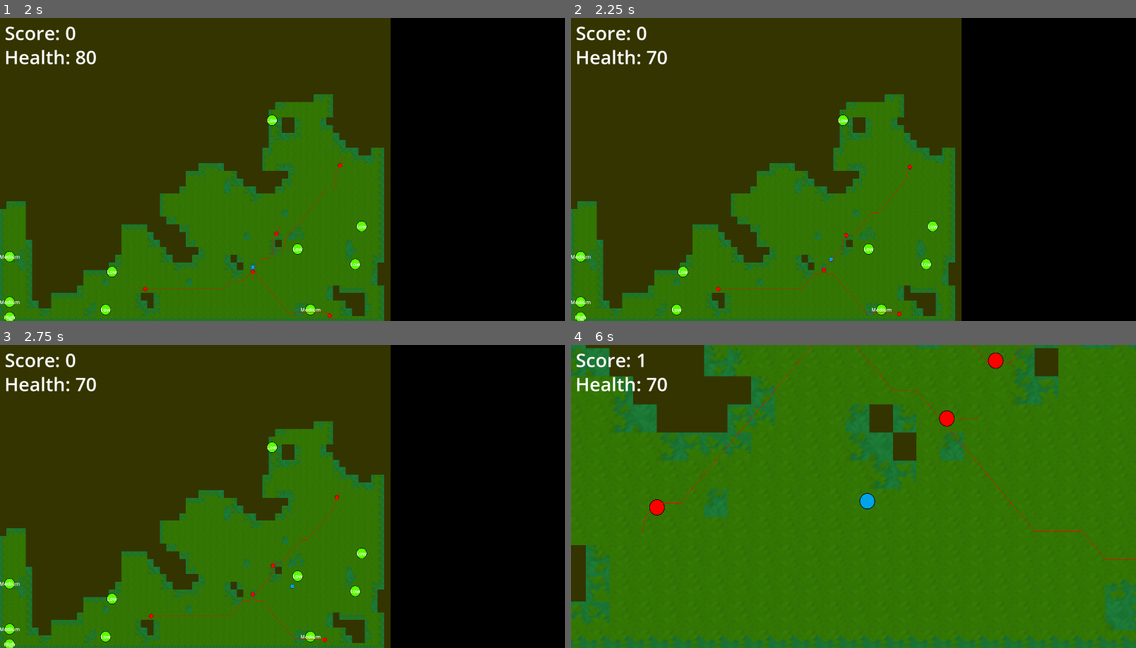
Above: before the commit, frames 1-4 (two rows, left to right).
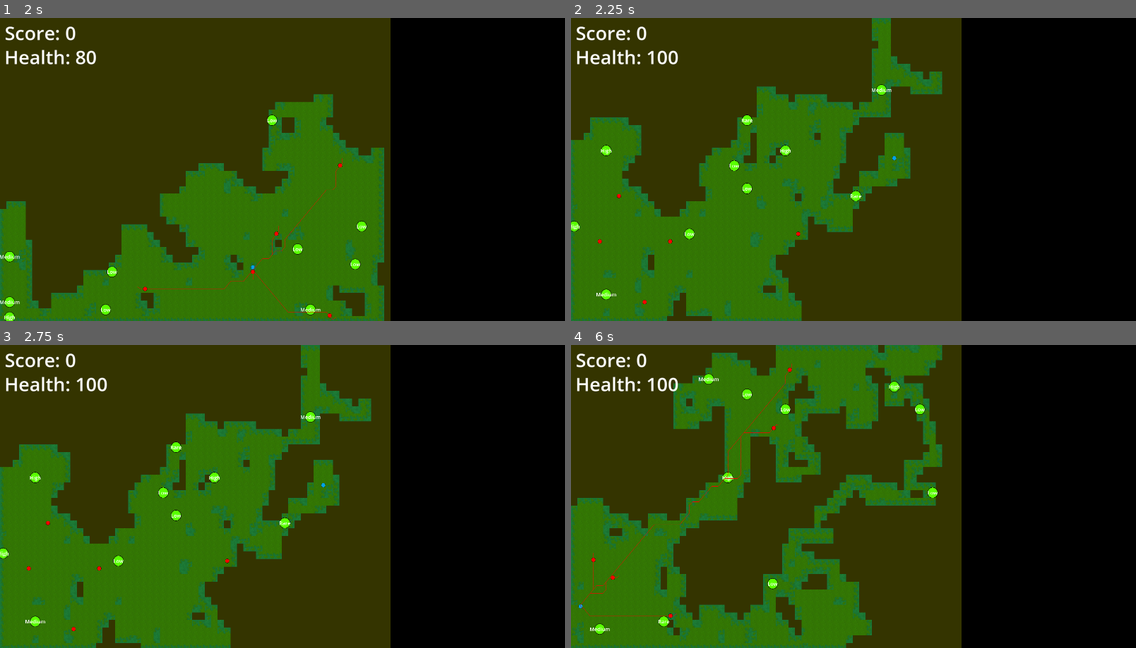
Above: after the commit, the same moments.

Repository: jameshi16/neuro-game-jam
Game: Godot game, scene res://main.tscn
The game is run twice, just before and just after one commit, with the same random seed, the same clock (stepped at 60 frames per second) and the same inputs.
Inputs:
- Up to frame 1 (2 s): tap Enter at 0.5 s; hold D (move_right) 0.53-1.28 s; hold Shift (sprint) 0.53-1.28 s; hold S (move_down) from 1.28 s (still down); tap Shift (sprint) at 1.35 s
- Up to frame 2 (2.25 s): tap R (restart_level, bound only after the commit) at 2 s; release S (move_down) at 2.03 s; hold D (move_right) from 2.03 s (still down); hold Shift (sprint) from 2.03 s (still down)
- Up to frame 3 (2.75 s): keep holding D (move_right); keep holding Shift (sprint)
- Up to frame 4 (6 s): release D (move_right) at 2.78 s; release Shift (sprint) at 2.78 s; hold W (move_up) 2.78-3.53 s; tap Shift (sprint) at 2.85, 4.35, 5.85 s; hold Shift (sprint) 3.53-4.28 s; hold A (move_left) 3.53-5.03 s; tap R (restart_level, bound only after the commit) at 4.15, 5 s; hold S (move_down) 5.03-5.78 s; hold Shift (sprint) 5.03-5.78 s; hold D (move_right) from 5.78 s (still down)

Frame 1 is identical in both runs. In frame 2, 33% of the frame differs, in the area x 0-68%, y 0-100%; in frame 3, 33%; in frame 4, 78%, in the area x 0-100%, y 0-100%.

Commit message:
Formatting + Added restart capability

Diff:
--- a/enemy.gd
+++ b/enemy.gd
@@ -6,9 +6,11 @@
 
 var target: Node
 
+
 # Called when the node enters the scene tree for the first time.
 func _ready():
 	pass
+
 
 func _physics_process(delta):
 	if target:
@@ -17,6 +19,7 @@
 		if collision and collision.get_collider() is Player:
 			var player: Player = collision.get_collider()
 			player.enemy_damages_player(self)
+
 
 func set_navigation_map(navigation_map: RID):
 	# Godot literally doesn't say it defaults to the background layer by default, I am very madge
--- a/hud.gd
+++ b/hud.gd
@@ -3,7 +3,7 @@
 
 # Called when the node enters the scene tree for the first time.
 func _ready():
-	pass # Replace with function body.
+	pass  # Replace with function body.
 
 
 # Called every frame. 'delta' is the elapsed time since the previous frame.
@@ -14,5 +14,6 @@
 func update_score(score: int):
 	$Score.text = "Score: %d" % score
 
+
 func update_health(health: int):
 	$Health.text = "Health: %d" % health
--- a/item.gd
+++ b/item.gd
@@ -3,21 +3,12 @@
 
 signal collected
 
-enum ItemWorth {
-	LOW,
-	MEDIUM,
-	HIGH,
-	RARE
-}
+enum ItemWorth { LOW, MEDIUM, HIGH, RARE }
 
-var worth_to_score = {
-	ItemWorth.LOW: 1,
-	ItemWorth.MEDIUM: 2,
-	ItemWorth.HIGH: 5,
-	ItemWorth.RARE: 10
-}
+var worth_to_score = {ItemWorth.LOW: 1, ItemWorth.MEDIUM: 2, ItemWorth.HIGH: 5, ItemWorth.RARE: 10}
 
-var worth = ItemWorth.LOW;
+var worth = ItemWorth.LOW
+
 
 # Called when the node enters the scene tree for the first time.
 func _ready():
@@ -47,8 +38,9 @@
 func _process(delta):
 	pass
 
-func _on_body_entered(body:Node2D) -> void:
-	if body.name != 'Player':
+
+func _on_body_entered(body: Node2D) -> void:
+	if body.name != "Player":
 		return
 
 	hide()
--- a/main.gd
+++ b/main.gd
@@ -19,6 +19,7 @@
 var tilemap_size
 var tilemap_scale
 var screen_size
+var restart_cooling_down = true
 
 # Game variables
 var score = 0
@@ -50,16 +51,11 @@
 
 
 func pan_entire_world():
-	# sets up a one shot timer, allow the user to interact with the camera to look around for 5 seconds
 	$Player.keys_disabled = true
-	var timer = Timer.new()
-	add_child(timer)
 
-	timer.wait_time = 5.0
-	timer.one_shot = true
-	timer.start()
+	$WorldPanTimer.start()
 	ready_up_camera()
-	timer.timeout.connect(level_begin)
+	$WorldPanTimer.timeout.connect(level_begin)
 
 
 # Called when the node enters the scene tree for the first time.
@@ -84,7 +80,8 @@
 
 # Called every frame. 'delta' is the elapsed time since the previous frame.
 func _process(delta):
-	pass
+	if !restart_cooling_down and Input.is_action_pressed("restart_level"):
+		reset()
 
 
 func update_score(item: Item):
@@ -134,17 +131,15 @@
 		enemy.queue_free()
 	enemies_in_scene = []
 
+
 func reset():
 	# generate a world here (TODO: tilemap_size is a temporary size)
 	var bounding_box = Rect2(Vector2(0, 0), tilemap_size)
-	var start_pos = Vector2(
-		(randi() % roundi(tilemap_size.x)),
-		(randi() % roundi(tilemap_size.y))
-	)
+	var start_pos = Vector2(randi() % roundi(tilemap_size.x), randi() % roundi(tilemap_size.y))
 
 	var global_pos = Vector2(
 		(start_pos.x + 0.5) * tilemap_scale.x, (start_pos.y + 0.5) * tilemap_scale.y
-		)
+	)
 
 	free_items()
 	free_enemies()
@@ -168,6 +163,8 @@
 	spawn_mobs(mob_locations.slice(0, num_enemies))
 
 	pan_entire_world()
+	restart_cooling_down = true
+	$RestartCooldownTimer.start()
 
 
 func _on_player_hit():
@@ -176,3 +173,11 @@
 
 func _on_player_player_died():
 	reset()
+
+
+func _on_restart_cooldown_timer_timeout() -> void:
+	restart_cooling_down = false
+
+
+func _on_world_pan_timer_timeout() -> void:
+	level_begin()
--- a/main.tscn
+++ b/main.tscn
@@ -1904,5 +1904,14 @@
 
 [node name="UI" parent="." instance=ExtResource("7_4vlye")]
 
+[node name="RestartCooldownTimer" type="Timer" parent="."]
+one_shot = true
+
+[node name="WorldPanTimer" type="Timer" parent="."]
+wait_time = 5.0
+one_shot = true
+
 [connection signal="hit" from="Player" to="." method="_on_player_hit"]
 [connection signal="player_died" from="Player" to="." method="_on_player_player_died"]
+[connection signal="timeout" from="RestartCooldownTimer" to="." method="_on_restart_cooldown_timer_timeout"]
+[connection signal="timeout" from="WorldPanTimer" to="." method="_on_world_pan_timer_timeout"]
--- a/melee_enemy.gd
+++ b/melee_enemy.gd
@@ -15,8 +15,8 @@
 func _physics_process(delta):
 	super._physics_process(delta)
 
-func _on_body_entered(body:Node) -> void:
+
+func _on_body_entered(body: Node) -> void:
 	if body is Player:
 		body.hit.emit()
 		body.knockback(position)
-	pass # Replace with function body.
--- a/player.gd
+++ b/player.gd
@@ -49,13 +49,16 @@
 func _process(delta):
 	check_game_over()
 
+
 func _physics_process(delta):
 	if !keys_disabled:
 		process_keys(delta)
 	move_and_collide(acceleration * delta)
 
+
 func reset_camera_view():
 	$Camera2D.make_current()
+
 
 func reset(pos):
 	stop_every_timer()
@@ -68,15 +71,18 @@
 	$CollisionShape2D.disabled = false
 	invincible = false
 
+
 func check_game_over():
 	if health <= 0:
 		keys_disabled = true
 		stop_every_timer()
 		player_died.emit()
 
+
 func stop_every_timer():
 	$KnockbackTimer.stop()
 	$InvincibilityTimer.stop()
+
 
 func enemy_damages_player(enemy: Enemy):
 	if invincible:
@@ -85,6 +91,7 @@
 	hit.emit()
 	knockback(enemy.position)
 
+
 func knockback(enemy_pos: Vector2):
 	# inverse enemy position and then normalize
 	var vel = (position - enemy_pos).normalized() * knockback_speed
@@ -92,6 +99,7 @@
 	acceleration = vel
 	$KnockbackTimer.start()
 	trigger_invincibility()
+
 
 func trigger_invincibility():
 	$InvincibilityTimer.start()
--- a/project.godot
+++ b/project.godot
@@ -47,6 +47,11 @@
 "events": [Object(InputEventKey,"resource_local_to_scene":false,"resource_name":"","device":-1,"window_id":0,"alt_press …(182 unchanged characters)…
 ]
 }
+restart_level={
+"deadzone": 0.5,
+"events": [Object(InputEventKey,"resource_local_to_scene":false,"resource_name":"","device":-1,"window_id":0,"alt_pressed":false,"shift_pressed":false,"ctrl_pressed":false,"meta_pressed":false,"pressed":false,"keycode":0,"physical_keycode":82,"key_label":0,"unicode":114,"echo":false,"script":null)
+]
+}
 
 [rendering]
 
